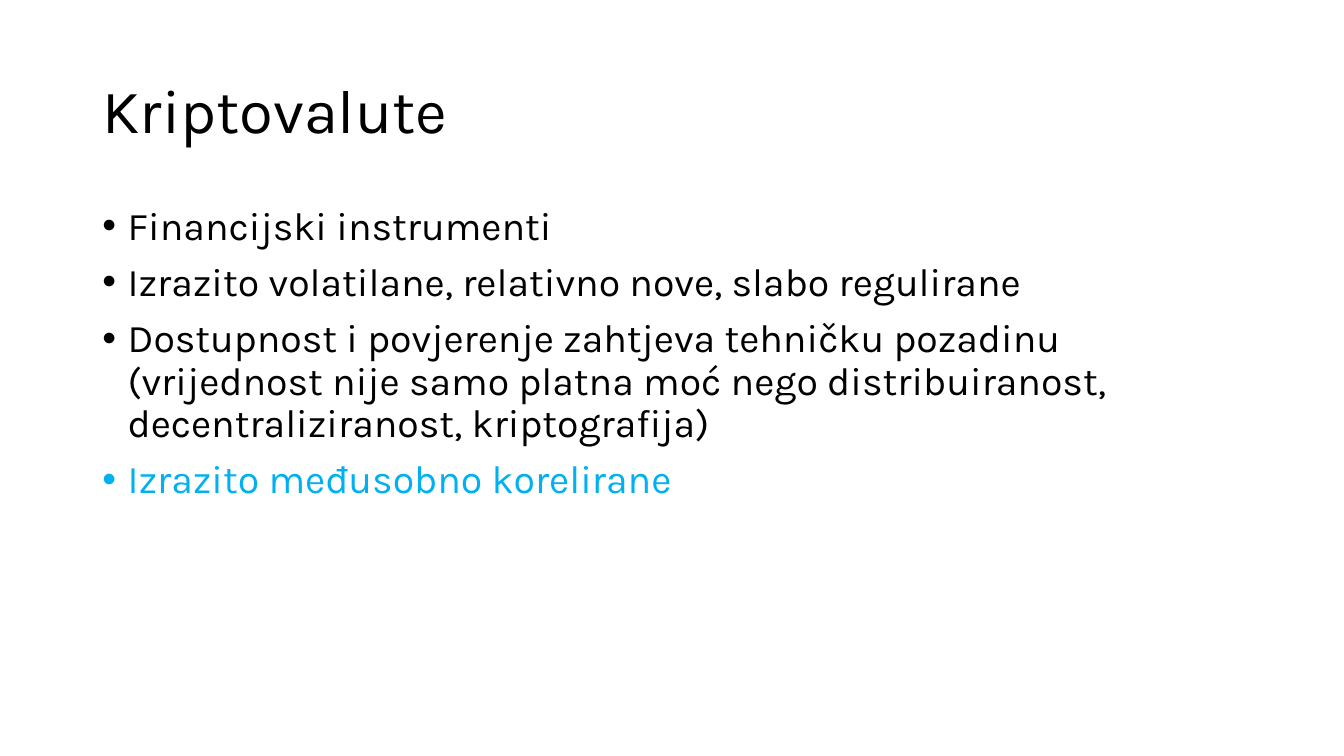
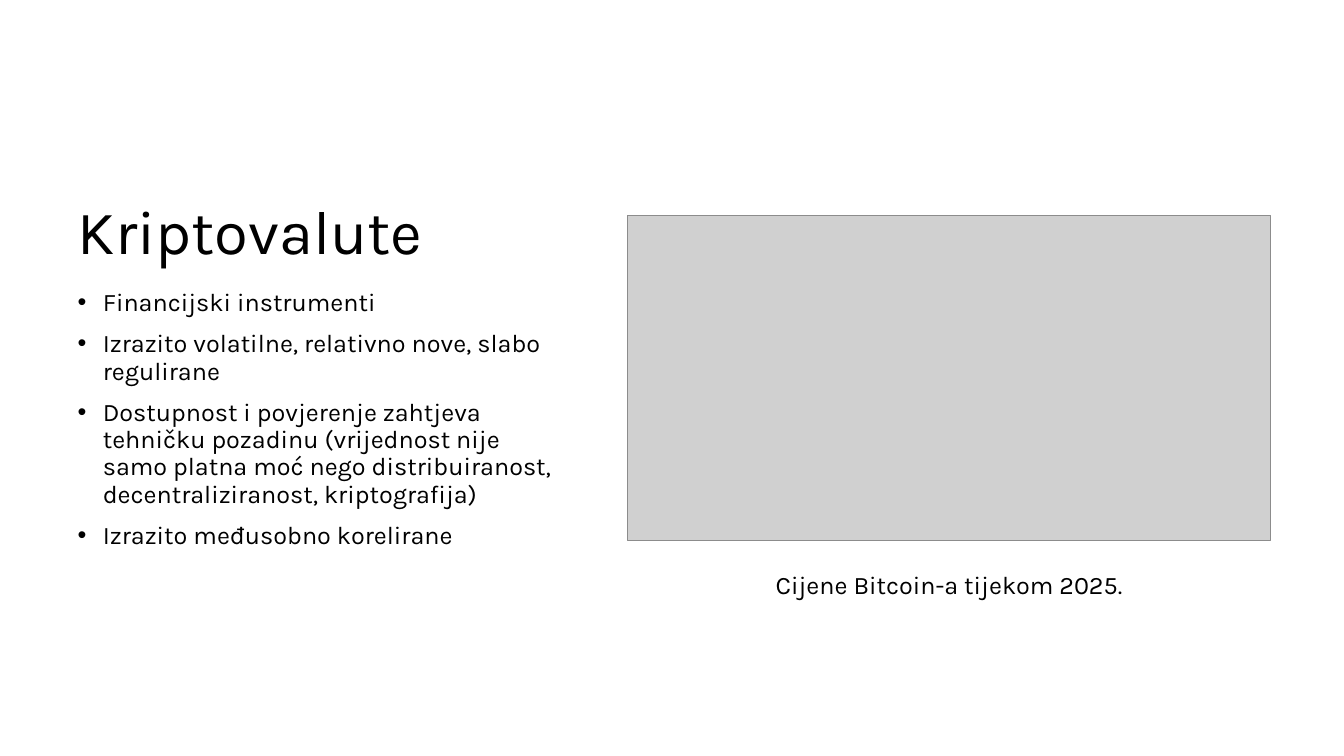
Before and after one commit to IvanDzanija/PortfolioSimulator, a slide deck: slide 10 of Preza.pptx. Drawn at 1344x756 pixels with LibreOffice and Linux fonts; fonts in the diff are those of the drawing; grey boxes stand for pictures. Boxes give left, top, right and bottom in pixels: in the first picture for what was removed or moved away, otherwise in the second. Text is boxed around its words. In the diff, an @@ line names an element or a change of style, - is before the commit and + after.

```diff
--- a/Preza.pptx
+++ b/Preza.pptx
@@ title "Kriptovalute": place and size @@
-title "Kriptovalute" at <box>102,90,447,148</box>
+title "Kriptovalute" at <box>78,211,423,269</box>
@@ title "Kriptovalute" at <box>78,211,423,269</box>: vertical alignment middle to bottom @@
@@ picture added at <box>627,216,1270,540</box> @@
@@ text "Financijski instrumenti": place and size @@
-text "Financijski instrumenti" at <box>128,213,1106,494</box>
+text "Financijski instrumenti" at <box>103,293,551,545</box>
@@ text at <box>103,293,551,545</box>: size 28 to 18 pt in "Financijski instrumenti", "Dostupnost i povjerenje zahtjeva tehničku pozadinu (vrijedno ...", "Izrazito međusobno korelirane"; text colour #00B0F0 to #000000 in "Izrazito međusobno korelirane" @@
@@ text at <box>103,334,540,386</box>: text changed; size 28 to 18 pt @@
-• Izrazito volatilane, relativno nove, slabo regulirane
+• Izrazito volatilne, relativno nove, slabo regulirane
@@ text added at <box>776,576,1122,600</box>, 18 pt, text #000000 @@
+Cijene Bitcoin-a tijekom 2025.
```
Also in this commit, not shown: 2 other slides changed, 3 slides added.
